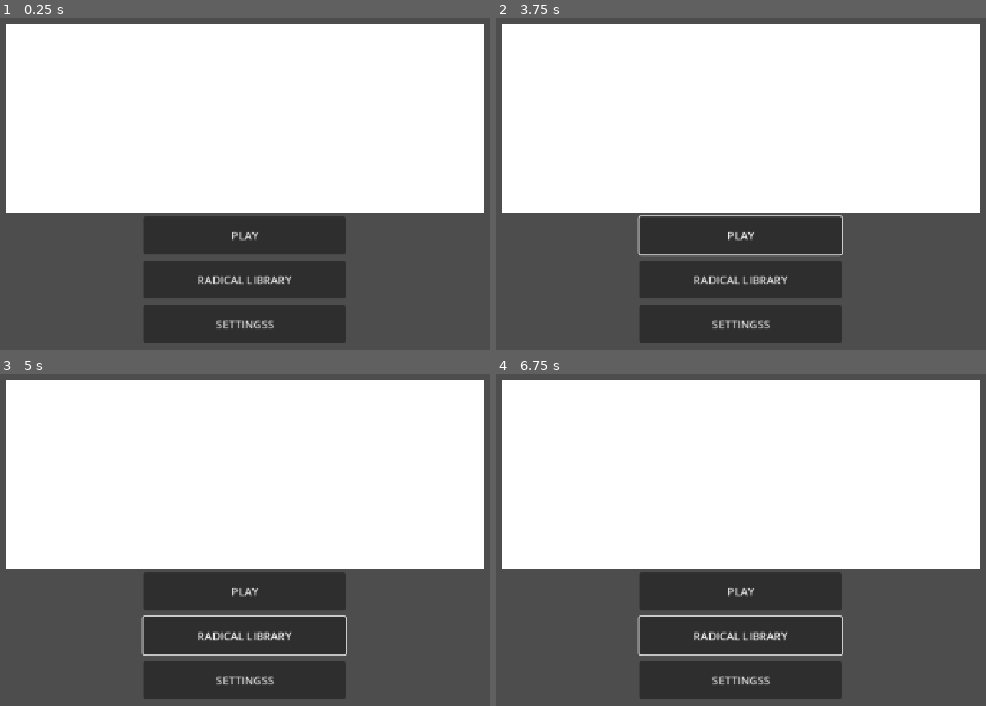
Above: before the commit, frames 1-4 (two rows, left to right).
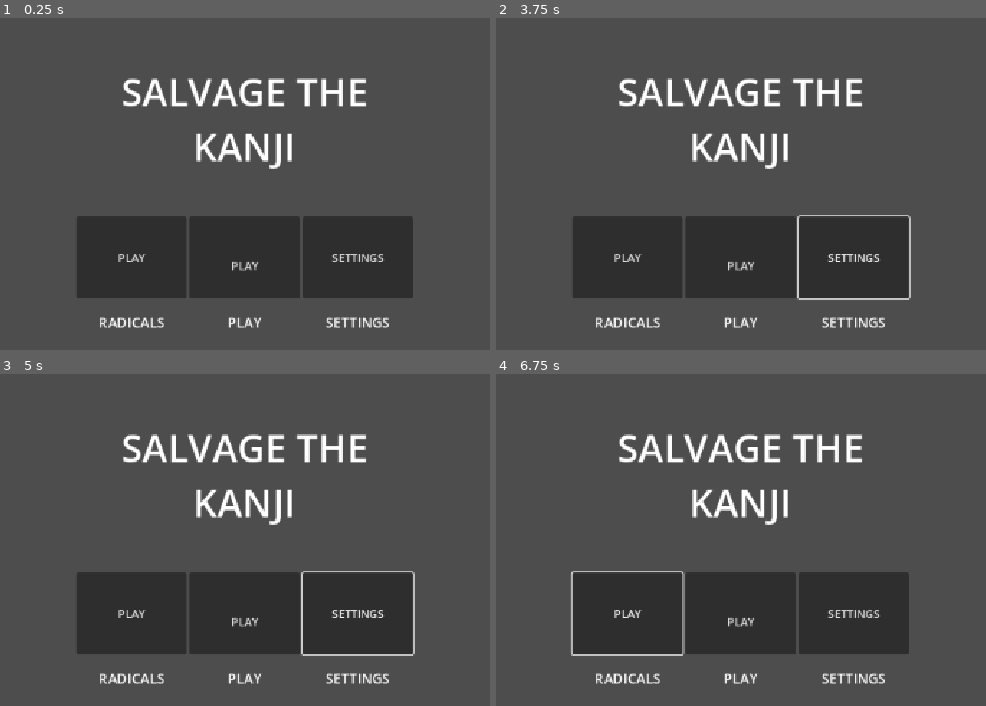
Above: after the commit, the same moments.

Repository: LeYohan-rgb/salvage_the_kanji
Game: Godot game, scene res://Scenes/initial_screen.tscn
The game is run twice, just before and just after one commit, with the same random seed, the same clock (stepped at 60 frames per second) and the same inputs.
Inputs (mouse positions are in pixels of both pictures, inside the frame that each line leads up to):
- Up to frame 1 (0.25 s): no input
- Up to frame 2 (3.75 s): click "RADICAL LIBRARY" (after the commit: "PLAY") at 0.5 s; click "SETTINGSS" (after the commit: "SETTINGS") at 1.25 s; click "PLAY" at 2 s; click "PLAY" at 2.75 s; tap Enter at 3.5 s; move the mouse to (917, 160) at 3.52 s; hold Right from 3.53 s (still down); tap Alt at 3.6 s; click (917, 160) at 3.67 s
- Up to frame 3 (5 s): move the mouse to (83, 563) at 4.27 s; release Right at 4.28 s; hold Down from 4.28 s (still down); tap Shift at 4.35 s
- Up to frame 4 (6.75 s): move the mouse to (819, 440) at 5.02 s; release Down at 5.03 s; hold Right 5.03-5.78 s; tap Alt at 5.1, 6.6 s; move the mouse to (701, 629) at 5.77 s; hold Up 5.78-6.53 s; tap Shift at 5.85 s; click (701, 629) at 5.92 s; tap Space at 6.5 s; move the mouse to (981, 606) at 6.52 s; hold Left from 6.53 s (still down)

The runs differ from the first frame. In frame 1, 67% of the frame differs, in the area x 1-99%, y 1-98%; in frame 2, 67%; in frame 3, 67%; in frame 4, 68%.

Commit message:
Final creative and unique layout for the buttons

Diff:
--- a/Scenes/initial_screen.tscn
+++ b/Scenes/initial_screen.tscn
@@ -39,13 +39,18 @@
 size_flags_vertical = 3
 size_flags_stretch_ratio = 3.0
 
-[node name="ColorRect" type="ColorRect" parent="main_container/VBoxContainer/logo_container" unique_id=1539884462]
+[node name="Label" type="Label" parent="main_container/VBoxContainer/logo_container" unique_id=272731115]
 layout_mode = 1
 anchors_preset = 15
 anchor_right = 1.0
 anchor_bottom = 1.0
 grow_horizontal = 2
 grow_vertical = 2
+theme_override_font_sizes/font_size = 55
+text = "SALVAGE THE
+KANJI"
+horizontal_alignment = 1
+vertical_alignment = 1
 
 [node name="button_container" type="HBoxContainer" parent="main_container/VBoxContainer" unique_id=1230444954]
 layout_mode = 2
@@ -56,26 +61,67 @@
 layout_mode = 2
 size_flags_horizontal = 3
 
-[node name="Control3" type="VBoxContainer" parent="main_container/VBoxContainer/button_container" unique_id=623650233]
+[node name="VBoxContainer" type="VBoxContainer" parent="main_container/VBoxContainer/button_container" unique_id=1132659185]
 layout_mode = 2
 size_flags_horizontal = 3
-size_flags_stretch_ratio = 1.5
-theme_override_constants/separation = 10
+size_flags_stretch_ratio = 5.0
 
-[node name="Button" type="Button" parent="main_container/VBoxContainer/button_container/Control3" unique_id=1157069691]
+[node name="btn_container" type="HBoxContainer" parent="main_container/VBoxContainer/button_container/VBoxContainer" unique_id=1384670421]
 layout_mode = 2
+size_flags_horizontal = 3
+size_flags_vertical = 3
+size_flags_stretch_ratio = 2.0
+
+[node name="Button" type="Button" parent="main_container/VBoxContainer/button_container/VBoxContainer/btn_container" unique_id=1157069691]
+layout_mode = 2
+size_flags_horizontal = 3
 size_flags_vertical = 3
 text = "PLAY"
 
-[node name="Button2" type="Button" parent="main_container/VBoxContainer/button_container/Control3" unique_id=392010555]
+[node name="Button2" type="Button" parent="main_container/VBoxContainer/button_container/VBoxContainer/btn_container" unique_id=392010555]
+layout_mode = 2
+size_flags_horizontal = 3
+size_flags_vertical = 3
+text = "
+
+
+
+
+PLAY"
+
+[node name="Button3" type="Button" parent="main_container/VBoxContainer/button_container/VBoxContainer/btn_container" unique_id=1769569020]
+layout_mode = 2
+size_flags_horizontal = 3
+size_flags_vertical = 3
+text = "SETTINGS"
+
+[node name="btn_lbl_container" type="HBoxContainer" parent="main_container/VBoxContainer/button_container/VBoxContainer" unique_id=188808774]
 layout_mode = 2
 size_flags_vertical = 3
-text = "RADICAL LIBRARY"
 
-[node name="Button3" type="Button" parent="main_container/VBoxContainer/button_container/Control3" unique_id=1769569020]
+[node name="Label" type="Label" parent="main_container/VBoxContainer/button_container/VBoxContainer/btn_lbl_container" unique_id=608645132]
 layout_mode = 2
-size_flags_vertical = 3
-text = "SETTINGSS"
+size_flags_horizontal = 3
+theme_override_font_sizes/font_size = 20
+text = "RADICALS"
+horizontal_alignment = 1
+vertical_alignment = 1
+
+[node name="Label2" type="Label" parent="main_container/VBoxContainer/button_container/VBoxContainer/btn_lbl_container" unique_id=2041988477]
+layout_mode = 2
+size_flags_horizontal = 3
+theme_override_font_sizes/font_size = 20
+text = "PLAY"
+horizontal_alignment = 1
+vertical_alignment = 1
+
+[node name="Label3" type="Label" parent="main_container/VBoxContainer/button_container/VBoxContainer/btn_lbl_container" unique_id=178620326]
+layout_mode = 2
+size_flags_horizontal = 3
+theme_override_font_sizes/font_size = 20
+text = "SETTINGS"
+horizontal_alignment = 1
+vertical_alignment = 1
 
 [node name="Control5" type="Control" parent="main_container/VBoxContainer/button_container" unique_id=409789738]
 layout_mode = 2
